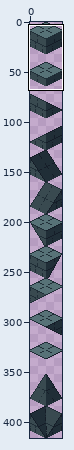
File history of a pixel-art file, assets/img/blocks_buildings.aseprite. Above: a wide view before the commit, with the close-up outlined.
Close-up. Before:
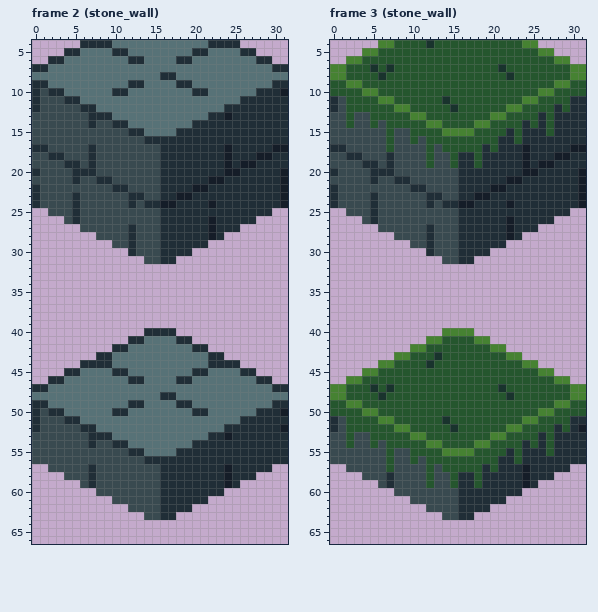
32x416 pixels, 6 frames. Shown: frame 2 (stone_wall): x 0..31, y 4..66; frame 3 (stone_wall): x 0..31, y 4..66. The commit also changed other frames or places, which this record leaves out.
After:
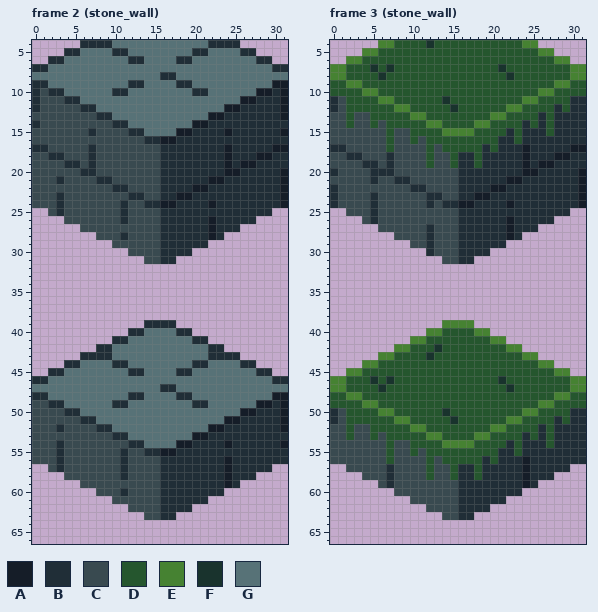
Palette (. is transparent): A #151d28  B #202e37  C #394a50  D #25562e  E #468232  F #19332d  G #577277
The exact change:
Frame 2 (stone_wall), layers "Extras", "Copy":
y 9: x 30..31 BB -> AA
y 10: x 28..29 BB -> AA
y 11: x 26..27 BB -> AA; x 31 B -> A
y 12: x 24..25 BB -> AA; x 31 B -> A
y 13: x 7 B -> C; x 22..24 BBA -> AAB; x 31 B -> A
y 14: x 0 C -> B; x 7 B -> C; x 20..21 BB -> AA
y 15: x 7 C -> B; x 18..19 BB -> AA; x 24 B -> A; x 31 B -> A
y 16: x 16..17 BB -> AA
y 20: x 0 B -> C; x 5 B -> C
y 21: x 3 C -> B; x 5 B -> C
y 22: x 0 B -> C
y 23: x 0 B -> C; x 3 C -> B; x 5 B -> C
y 24: x 0 B -> C; x 3 C -> B; x 5 B -> C; x 11..12 CB -> BC
y 25: x 3 C -> B; x 5 B -> C; x 11 C -> B
y 26: x 5 B -> C; x 11 C -> B
y 27: x 12 B -> C
y 28: x 11..12 CB -> BC
y 29..30: x 12 B -> C
y 39: x 14..17 .... -> BBBB
y 40: x 12..19 ..BBBB.. -> BBGGGGBB
y 41: x 10..13 ..BB -> BBGG; x 18..21 BB.. -> GGBB
y 42: x 8..11 ..BB -> BBGG; x 20..23 BB.. -> GGBB
y 43: x 6..7 .. -> BB; x 24..25 .. -> BB
y 44: x 4..11 ..BBBBGG -> BBGGGGBB; x 20..27 GGBBBB.. -> BBGGGGBB
y 45: x 2..5 ..BB -> BBGG; x 10..13 BBGG -> GGBB; x 18..21 GGBB -> BBGG; x 26..29 BB.. -> GGBB
y 46: x 0..3 ..BB -> BBGG; x 12..13 BB -> GG; x 18..19 BB -> GG; x 28..31 BB.. -> GGBB
y 47: x 0..1 BB -> GG; x 16..17 GG -> BB; x 30..31 BB -> GG
y 48: x 0..1 GG -> BB; x 12..13 GG -> BB; x 16..19 BBGG -> GGBB; x 30..31 GG -> AA
y 49: x 0..3 BBGG -> CCBB; x 10..13 GGBB -> BBGG; x 18..21 BBGG -> GGBB; x 28..29 GG -> AA; x 31 B -> A
y 50: x 0 B -> C; x 2..5 BBGG -> CCBB; x 10..11 BB -> GG; x 20..21 BB -> GG; x 26..27 GG -> AA
y 51: x 0 B -> C; x 4..7 BBGG -> CCBB; x 24..25 GG -> AA; x 31 B -> A
y 52: x 0 B -> C; x 3 C -> B; x 6..9 BBGG -> CCBB; x 22..23 GG -> AA
y 53: x 7..11 BBBGG -> CCCBB; x 20..21 GG -> AA; x 24 A -> B
y 54: x 3 C -> B; x 7 B -> C; x 10..13 BBGG -> CCBB; x 18..19 GG -> AA; x 24 B -> A; x 31 B -> A
y 55: x 3 C -> B; x 11..17 CBBGGGG -> BCCBBAA
y 56: x 3 C -> B; x 11 C -> B; x 14..15 BB -> CC; x 24 B -> A
y 57: x 3 C -> B; x 7 B -> C; x 11 C -> B
y 58: x 7 B -> C; x 11 C -> B
y 59: x 7 B -> C
y 60: x 11 C -> B
Frame 3 (stone_wall), layers "Extras", "Copy":
y 39: x 14..17 .... -> EEEE
y 40: x 12..19 ..EEEE.. -> EEDDDDEE
y 41: x 10..13 ..EE -> EEDD; x 18..21 EE.. -> DDEE
y 42: x 8..11 ..EE -> EEDD; x 13 D -> F; x 20..23 EE.. -> DDEE
y 43: x 6..9 ..EE -> EEDD; x 12..13 DF -> FD; x 22..25 EE.. -> DDEE
y 44: x 4..7 ..EE -> EEDD; x 12 F -> D; x 24..27 EE.. -> DDEE
y 45: x 2..5 ..EE -> EEDD; x 26..29 EE.. -> DDEE
y 46: x 0..3 ..EE -> EEDD; x 5 D -> F; x 7 D -> F; x 21 D -> F; x 28..31 EE.. -> DDEE
y 47: x 5..7 FDF -> DFD; x 21..22 FD -> DF
y 48: x 0..3 EEDD -> DDEE; x 6 F -> D; x 22 F -> D; x 28..31 DDEE -> EEDD
y 49: x 2..5 EEDD -> DDEE; x 26..29 DDEE -> EEDD
y 50: x 0..1 DD -> BC; x 4..7 EEDD -> DDEE; x 14 D -> F; x 24..27 DDEE -> EEDD; x 30..31 DD -> BB
y 51: x 6..9 EEDD -> DDEE; x 14..15 FD -> DF; x 22..25 DDEE -> EEDD; x 28 D -> B
y 52: x 0 B -> C; x 3..4 DD -> CC; x 8..11 EEDD -> DDEE; x 15 F -> D; x 20..23 DDEE -> EEDD; x 26 D -> B; x 29 D -> B; x 31 A -> B
y 53: x 6 D -> C; x 10..13 EEDD -> DDEE; x 18..21 DDEE -> EEDD; x 24 D -> B
y 54: x 2 D -> C; x 5 D -> C; x 8..9 DD -> CC; x 12..19 EEDDDDEE -> DDEEEEDD; x 22 D -> B; x 25 D -> B
y 55: x 11 D -> C; x 14..17 EEEE -> DDDD; x 21 D -> B; x 27 D -> B
y 56: x 10 D -> C; x 13 D -> C; x 19 D -> B; x 23..24 DB -> BA
y 57: x 7 D -> B; x 14 D -> C; x 16..17 DD -> BB; x 20 D -> B
y 59: x 12 D -> C; x 15 D -> C; x 18 D -> B
